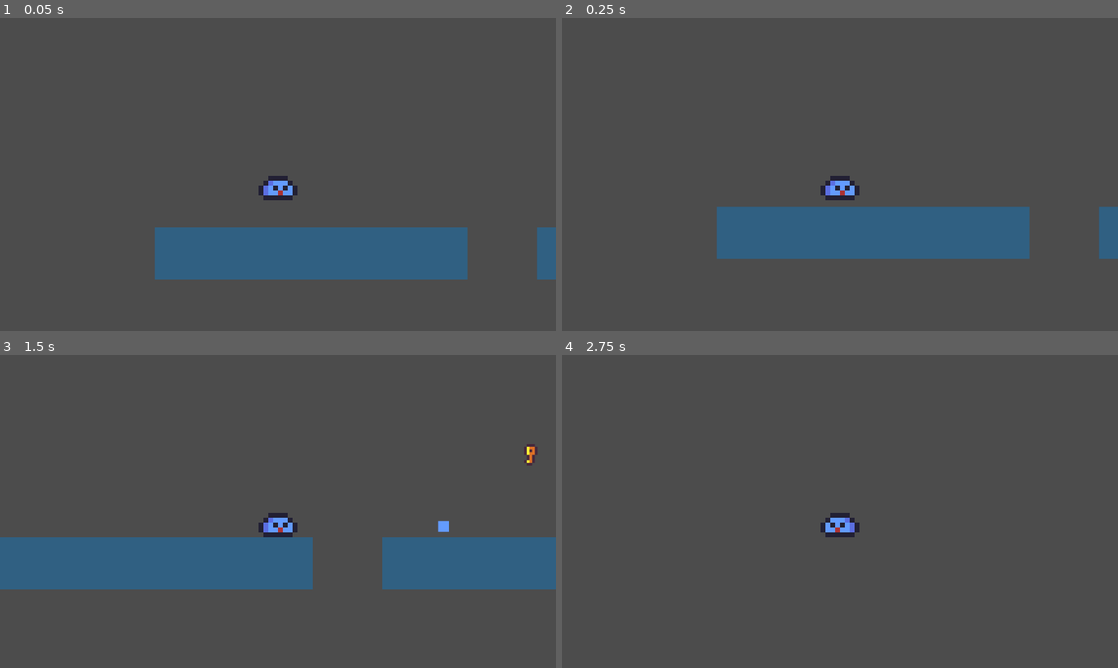
Above: before the commit, frames 1-4 (two rows, left to right).
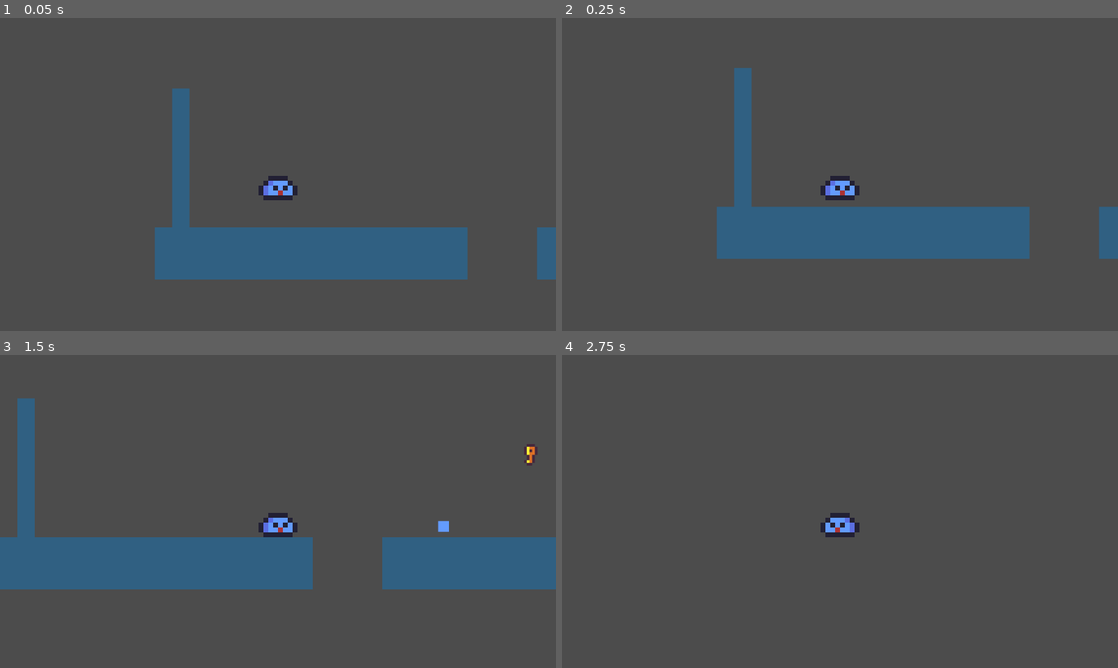
Above: after the commit, the same moments.

Repository: JasonRobles2001/slimey_mvm_entry
Game: Godot game, scene res://Scenes/Movement_Test.tscn
The game is run twice, just before and just after one commit, with the same random seed, the same clock (stepped at 60 frames per second) and the same inputs. The project has no main scene, so this scene is started directly.
Inputs:
- Up to frame 1 (0.05 s): no input
- Up to frame 2 (0.25 s): no input
- Up to frame 3 (1.5 s): hold D (walk_right) from 0.53 s (still down); tap Space (jump) at 0.6, 0.77, 1.07, 1.35 s
- Up to frame 4 (2.75 s): tap Space (jump) at 1.52, 1.82, 2.1 s; release D (walk_right) at 2.03 s; hold A (walk_left) from 2.03 s (still down)

The runs differ from the first frame. In frame 1, 1.4% of the frame differs, in the area x 31-35%, y 22-67%; in frame 2, 1.4%; in frame 3, 1.4%, in the area x 3-7%, y 13-59%; in frame 4, nothing differs.

Commit message:
added wall jump

Diff:
--- a/Scenes/Movement_Test.tscn
+++ b/Scenes/Movement_Test.tscn
@@ -1,10 +1,11 @@
-[gd_scene load_steps=9 format=2]
+[gd_scene load_steps=11 format=2]
 
 [ext_resource path="res://Prefabs/Player.tscn" type="PackedScene" id=1]
 [ext_resource path="res://Sprites/Tileset.png" type="Texture" id=2]
 [ext_resource path="res://Prefabs/Key.tscn" type="PackedScene" id=3]
 [ext_resource path="res://Prefabs/DJPowerup.tscn" type="PackedScene" id=4]
 [ext_resource path="res://Prefabs/HJPowerup.tscn" type="PackedScene" id=5]
+[ext_resource path="res://scripts/WallJump.gd" type="Script" id=6]
 
 [sub_resource type="ConvexPolygonShape2D" id=3]
 points = PoolVector2Array( 32, 0, 0, 0, 0, 0, 32, 0 )
@@ -84,6 +85,8 @@
 3/shapes = [  ]
 3/z_index = 0
 
+[sub_resource type="RectangleShape2D" id=5]
+
 [node name="Node2D" type="Node2D"]
 
 [node name="Key" parent="." instance=ExtResource( 3 )]
@@ -96,10 +99,20 @@
 tile_set = SubResource( 2 )
 cell_size = Vector2( 32, 32 )
 format = 1
-tile_data = PoolIntArray( 1245181, 2, 0, 1245182, 2, 0, 1245183, 2 …(4482 unchanged characters)…
+tile_data = PoolIntArray( 720894, 2, 0, 786430, 2, 0, 851966, 2, 0, 917502, 2, 0, 983038, 2, 0, 1048574, 2, 0, 1114110, 2, 0, 1179646, 2, 0, 1245181, 2, 0, 1245182, 2, 0, 1245183, 2 …(4482 unchanged characters)…
 
 [node name="HighJump Powerup" parent="." instance=ExtResource( 5 )]
 position = Vector2( 1041, 560 )
 
 [node name="DoubleJump Powerup" parent="." instance=ExtResource( 4 )]
 position = Vector2( 721, 556 )
+
+[node name="Area2D" type="Area2D" parent="." groups=["WallJump"]]
+script = ExtResource( 6 )
+
+[node name="CollisionShape2D" type="CollisionShape2D" parent="Area2D"]
+position = Vector2( -40, 460 )
+scale = Vector2( 1, 11.92 )
+shape = SubResource( 5 )
+
+[connection signal="body_entered" from="Area2D" to="Area2D" method="_on_Area2D_body_entered"]
--- a/scripts/PlayerController2D.gd
+++ b/scripts/PlayerController2D.gd
@@ -6,7 +6,6 @@
 
 var velocity := Vector2.ZERO
 var jumping = false;
-var jumpCount = 1;
 
 onready var slimey = $Slimey;
 
@@ -31,15 +30,15 @@
 	# If touching the ground, refresh the jump counter.
 	if is_on_floor():
 		if GlobalVariables.canDoubleJump && GlobalVariables.hasPowerup:
-			jumpCount = 2
+			GlobalVariables.jumpCount = 2
 		else:
-			jumpCount = 1
+			GlobalVariables.jumpCount = 1
 		jumping = false
 
 
 	# Should we jump?
-	if Input.is_action_just_pressed("jump") and jumpCount > 0:
-		jumpCount -= 1 # One less jump!
+	if Input.is_action_just_pressed("jump") and GlobalVariables.jumpCount > 0:
+		GlobalVariables.jumpCount -= 1 # One less jump!
 		jumping = true
 		#jump higher if High Jump is collected
 		if GlobalVariables.canHighJump and GlobalVariables.hasPowerup:
--- /dev/null
+++ b/scripts/WallJump.gd
@@ -0,0 +1,6 @@
+extends Area2D
+
+
+
+func _on_Area2D_body_entered(body):
+	GlobalVariables.jumpCount += 1
--- a/scripts/globalVariables.gd
+++ b/scripts/globalVariables.gd
@@ -1,6 +1,7 @@
 extends Node
 
-var canDoubleJump := false;
-var canHighJump = false;
-var hasPowerup = false;
+var canDoubleJump := false
+var canHighJump = false
+var hasPowerup = false
 var jump_speed = -700
+var jumpCount = 1
Not shown, added: scripts/log.txt
